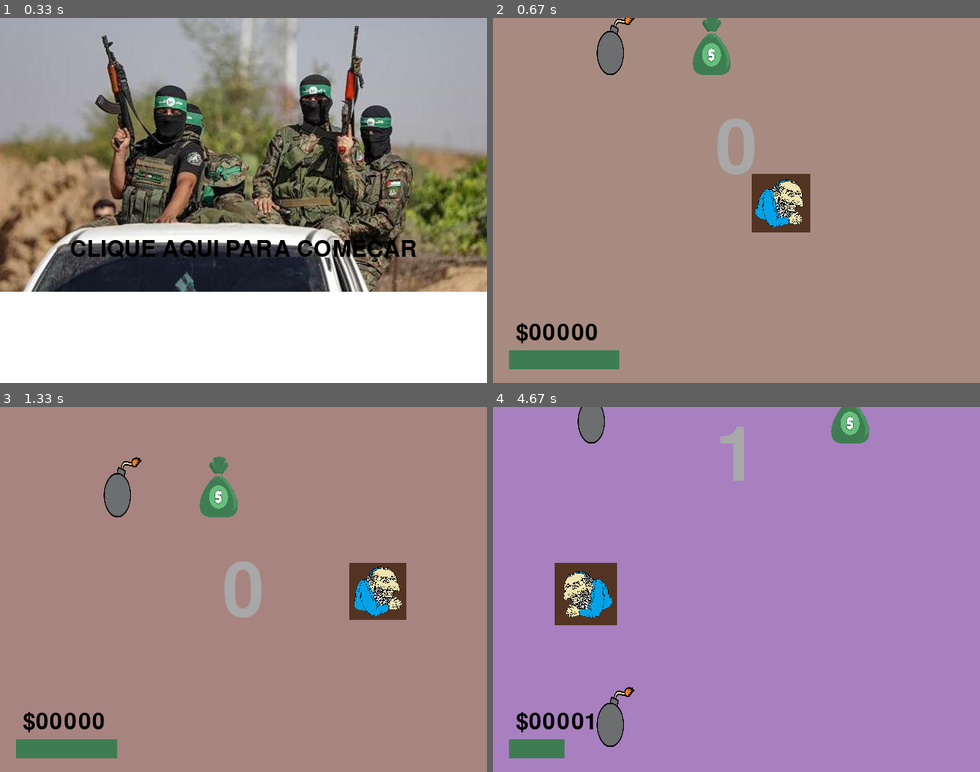
Above: before the commit, frames 1-4 (two rows, left to right).
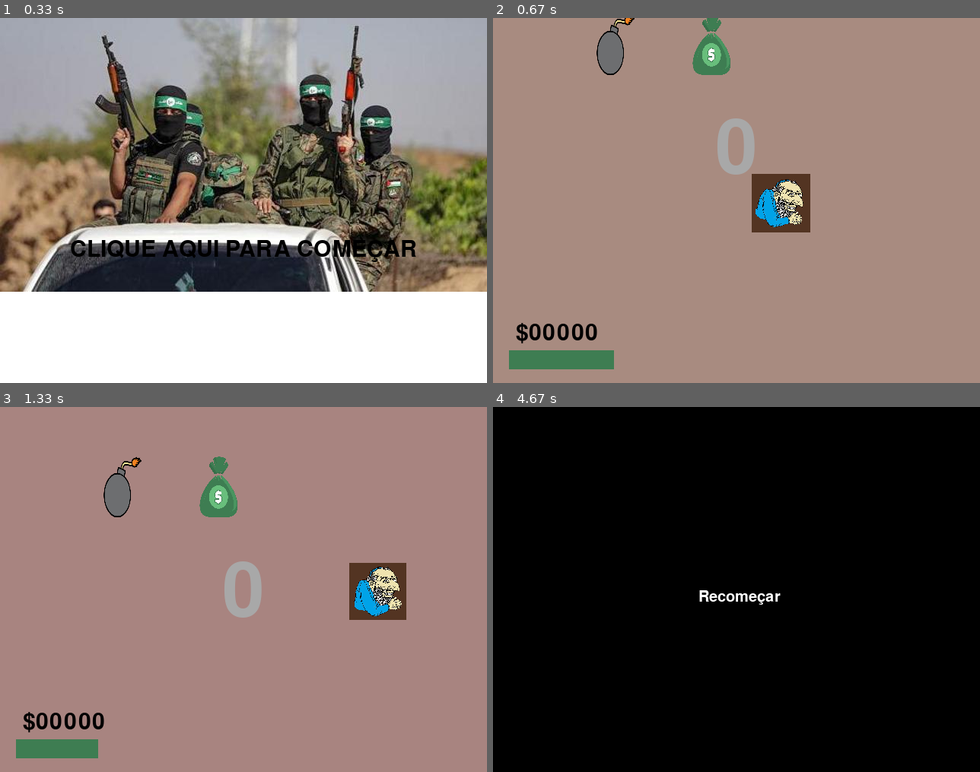
Above: after the commit, the same moments.

Repository: insper-classroom/projeto-pygame-jogo-thais-e-gustavo-valente
Game: pygame game, started from assets/src/jogo.py
Same seed, same stepped clock (60 frames per second), same inputs: the game is played once before the commit and once after it.
Inputs (mouse positions are in pixels of both pictures, inside the frame that each line leads up to):
- Up to frame 1 (0.33 s): no input
- Up to frame 2 (0.67 s): click "CLIQUE AQUI PARA COMEÇAR" at 0.38 s
- Up to frame 3 (1.33 s): click (126, 593) at 0.72 s; tap Space at 1 s
- Up to frame 4 (4.67 s): click (746, 465) at 1.38 s; click (741, 629) at 1.72 s; click (863, 647) at 2.05 s; click (863, 556) at 2.38 s; click (911, 560) at 2.72 s; click (906, 662) at 3.05 s; tap Space at 3.4, 3.7 s; click (843, 498) at 3.42 s; tap Enter at 3.83 s

Frame 1 is identical in both runs. In frame 2, less than 0.1% of the frame differs, in the area x 24-26%, y 91-97%; in frame 3, 0.2%; in frame 4, 99%, in the area x 0-100%, y 0-100%.

Commit message:
tela de game over

Diff:
--- a/assets/src/jogo.py
+++ b/assets/src/jogo.py
@@ -91,8 +91,6 @@
 
         pygame.display.update()
 
-        pygame.display.update()
-
 
     while True:
 
@@ -146,13 +144,37 @@
         pygame.draw.rect(window,(62, 125, 82),(21,437,150*(vida/100),25))
 
 
-        vida -= 0.20*deltat
+        vida -= 0.5*deltat
         if vida <= 0 and not morto:
             morto = True
 
         if morto:
-            textotentenovamente = fonte_menor.render('Recomeçar', True, (0, 0, 0))
-            window.blit(textotentenovamente, (20, 12))
+            deltat = time.time() - last_updated
+            deltat *= 60
+            last_updated = time.time()
+
+            mx, my = pygame.mouse.get_pos()
+            clicou = False
+            teclas = pygame.key.get_pressed()
+
+            for event in pygame.event.get():
+                if event.type == pygame.MOUSEBUTTONDOWN and event.button == 1:
+                    clicou = True
+
+                if event.type == pygame.QUIT:
+                    pygame.quit()
+
+            if teclas[pygame.K_RETURN]:
+                clicou = False
+                morto = False
+
+
+
+            window.fill((0,0,0))
+            textotentenovamente = fonte_menor.render('Recomeçar', True, (255, 255, 255))
+            window.blit(textotentenovamente, (270, 240))
+
+            pygame.display.update()
 
 
         altura = round(-(jogador.posicao.y - alturainicial)/window.get_height())
@@ -220,7 +242,12 @@
                 bomba.posicao.y -= window.get_height() - random.randrange(0, 200)
                 bomba.posicao.x = random.randrange(0, window.get_width() - jogador.flipatual.get_width())
 
-        if morto and clicou and checacolisoes(mx, my, 3, 3, 4, 4, formatentenovamente.get_width(), formatentenovamente.get_height()):
+        tecla = pygame.key.get_pressed()
+        if morto and tecla[pygame.K_RETURN]:
+            deltat = time.time() - last_updated
+            deltat *= 60
+            last_updated = time.time()
+
             vida = 100
             contadordinheiro = 0
             altura = 0
--- a/rodarjogo.py
+++ /dev/null
@@ -1,226 +0,0 @@
-from jogo import *
-
-def main():
-    pygame.init()
-
-    #comeca a tela
-    window = pygame.display.set_mode((640, 480))
-    font = pygame.font.Font(pygame.font.get_default_font(), 100)
-    fonte_pequena = pygame.font.Font(pygame.font.get_default_font(), 32)
-    fonte_menor = pygame.font.Font(pygame.font.get_default_font(), 20)
-
-    #carrega as imagens
-    sompulo = pygame.mixer.Sound('tiro.mp3')
-    somdinheiro = pygame.mixer.Sound('moneysound.mp3')
-    explodindo = pygame.mixer.Sound('explosao.mp3')
-    musica = pygame.mixer.music.load('musicaestadoislamico.mp3')
-    BRANCO = (255, 255, 255)
-
-    rotacao = -3.5
-
-    jogador = Jogador()
-    dinheiros = []
-    bombas = []
-    botoes = []
-
-    #adicionando dinheiros na tela
-    for i in range(5):
-        dinheiros.append(Dinheiro())
-
-    for i in range(7):
-        bombas.append(Bomba())
-
-    for dinheiro in dinheiros:
-        dinheiro.posicao.xy = random.randrange(0, window.get_width() - dinheiro.spritedinheiro.get_width()), dinheiros.index(dinheiro)*-150 - jogador.posicao.y
-
-    for bomba in bombas:
-        bomba.posicao.xy = random.randrange(0, window.get_width() - bomba.spritebomba.get_width()), bombas.index(bomba)*-150 - jogador.posicao.y
-    #criando a lista de fundos q vai ficar descendo
-
-    pf = [Fundo(), Fundo(), Fundo()]
-
-    contadordinheiro = 0
-    alturainicial = jogador.posicao.y
-    altura = 0
-    vida = 100
-    forcapulo = 3
-    multiplicadordinheiro = 5
-
-    fps = 60
-    last_updated = time.time()
-    planodefundostart = pygame.image.load('planodefundostart.png')
-    retrybutton = pygame.transform.scale(pygame.image.load('retry_button.png'), (215,40))
-    botaotentenovamente = fonte_pequena.render('Recomeçar', True, (0, 0, 0))
-
-    #loop da tela de titulo
-    while True:
-        # pygame.mixer.music.play()
-        mx, my = pygame.mouse.get_pos()
-
-        deltat = time.time() - last_updated
-        deltat *= 60
-        last_updated = time.time()
-
-        clicou = False
-
-        for event in pygame.event.get():
-            if event.type == pygame.MOUSEBUTTONDOWN and event.button == 1:
-                clicou = True
-            if event.type == pygame.KEYDOWN and event.key == pygame.K_SPACE:
-                clicou = True
-
-            if event.type == pygame.QUIT:
-                pygame.quit()
-
-
-        if (clicou and checkcolisoes(mx, my, 2, 2, window.get_width() / 2 - botaotentenovamente.get_width() / 2, 280, botaotentenovamente.get_width(), botaotentenovamente.get_height())):
-            clicou = False
-            break
-
-        window.fill(BRANCO)
-        window.blit(planodefundostart, (0, 0))
-        comecar = fonte_pequena.render('Clique aqui para começar', True, (0, 0, 0))
-        window.blit(comecar, (window.get_width() / 2 - comecar.get_height() / 2, 290))
-
-        pygame.display.update()
-
-        pygame.time.delay(10)
-
-
-    #loop do jogoo em si
-
-    while True:
-
-        deltat = time.time() - last_updated
-        deltat *= 60
-        last_updated = time.time()
-
-        mx, my = pygame.mouse.get_pos()
-
-        pulando = False
-        clicou = False
-        morto = False
-
-        for event in pygame.event.get():
-            if event.type == pygame.KEYDOWN and event.key == 1:
-                pulando = True
-
-            if event.type == pygame.MOUSEBUTTONDOWN and event.button == 1:
-                clicou = True
-
-            if event.type == pygame.KEYDOWN and pygame.K_SPACE:
-                clicou = True
-
-            if clicou and my < window.get_height() - 90:
-                pulando = True
-
-            if event.type == pygame.QUIT:
-                pygame.quit()
-
-
-        camerafora = -jogador.posicao.y + window.get_height()/2 - jogador.flipatual.get_size()[1]/2
-
-        window.fill(BRANCO)
-        for x in pf:
-            x.defineSprite(((jogador.posicao.y/50) % 100) / 100)
-            window.blit(x.spritefundo, (0, x.posicao))
-
-        cor = colorsys.hsv_to_rgb(((jogador.posicao.y / 2) % 100) / 100, 0.2, 0.5)
-        marcadoraltura = font.render(str(altura), True, (0, 255, 190))
-        window.blit(marcadoraltura, (window.get_width()/2 - marcadoraltura.get_width()/2, camerafora + round((jogador.posicao.y - alturainicial)/window.get_height())*window.get_height() + jogador.flipatual.get_height() - 40))
-
-        mostrarcontador = fonte_pequena.render('$' + str(contadordinheiro).zfill(5), True, (0, 0, 0))
-        window.blit(mostrarcontador, (67, 394))
-
-        for dinheiro in dinheiros:
-            window.blit(dinheiro.spritedinheiro, (dinheiro.posicao.x, dinheiro.posicao.y + camerafora))
-
-        for bomba in bombas:
-            window.blit(bomba.spritebomba, (bomba.posicao.x, bomba.posicao.y + camerafora))
-
-        window.blit(pygame.transform.rotate(jogador.flipatual, clamp(jogador.velocidade.y, -10, 5)*rotacao), (jogador.posicao.x, jogador.posicao.y + camerafora))
-        pygame.draw.rect(window, (62, 125, 82), (20, 440, 200*(vida/100), 25))
-
-
-        vida -= 0.3*deltat
-        if vida <= 0 and not morto:
-            morto = True
-
-        if morto:
-            window.blit(retrybutton, (4, 4))
-            morreu = fonte_pequena.render('Recomeçar', True, (0, 0, 0))
-            window.blit(morreu, (24, 8))
-
-        altura = round(-(jogador.posicao.y - alturainicial) / window.get_height())
-
-        jogador.posicao.x += jogador.velocidade.x*deltat
-        if jogador.flipatual.get_size()[0] + jogador.posicao.x > 640:
-            jogador.velocidade.x = -abs(jogador.velocidade.x)
-            jogador.flipatual = jogador.viradodireita
-            rotacao = 3.5
-
-        if jogador.posicao.x < 0:
-            jogador.velocidade.x = abs(jogador.velocidade.x)
-            jogador.flipatual = jogador.viradoesquerda
-            rotacao = -3.5
-
-        if pulando and not morto:
-            jogador.velocidade.y = -forcapulo
-            pygame.mixer.Sound(sompulo)
-
-        jogador.posicao.y += jogador.velocidade.y*deltat
-        jogador.velocidade.y = clamp(jogador.velocidade.y + jogador.aceleracao*deltat, -100000000, 50)
-
-
-        for dinheiro in dinheiros:
-            if camerafora + dinheiro.posicao.y + 60 > window.get_height():
-                dinheiro.posicao.y -= window.get_height()*2
-                dinheiro.posicao.x = random.randrange(0, window.get_width() - dinheiro.spritedinheiro.get_width())
-            if (checkcolisoes(jogador.posicao.x, jogador.posicao.y, jogador.flipatual.get_width(), jogador.flipatual.get_height(), dinheiro.posicao.x, dinheiro.posicao.y, dinheiro.spritedinheiro.get_width(), dinheiro.spritedinheiro.get_height())):
-                morto = False
-                contadordinheiro += 1
-                vida = 100
-                dinheiro.posicao.y -= window.get_height() - random.randrange(0, 200)
-                dinheiro.posicao.x = random.randrange(0, window.get_width() - dinheiro.spritedinheiro.get_width())
-                pygame.mixer.Sound.play(somdinheiro)
-
-        for bomba in bombas:
-            if camerafora + bomba.posicao.y + 60 > window.get_height():
-                bomba.posicao.y =- window.get_height()*2
-                bomba.posicao.x = random.randrange(0, window.get_width() - bomba.spritebomba.get_width())
-            if (checkcolisoes(jogador.posicao.x, jogador.posicao.y, jogador.flipatual.get_width(), jogador.flipatual.get_height(), bomba.posicao.x, bomba.posicao.y, bomba.spritebomba.get_width(), bomba.spritebomba.get_height())):
-                vida -= 20
-                bomba.posicao.y -= window.get_height() - random.randrange(0, 200)
-                bomba.posicao.x = random.randrange(0, window.get_width() - bomba.spritebomba.get_width())
-                pygame.mixer.Sound.play(explodindo)
-
-
-        if morto and clicou and checkcolisoes(mx, my, 3, 3, 4, 4, botaotentenovamente.get_width(), botaotentenovamente.get_height()):
-            vida = 100
-            contadordinheiro = 0
-            altura = 0
-            forcapulo = 3
-            multiplicadordinheiro = 3
-            jogador.velocidade.xy = 3, 0
-            jogador.posicao.xy = 300, 100
-            jogador.flipatual = jogador.viradoesquerda
-
-            dinheiros = []
-
-            for i in range(5):
-                dinheiros.append(Dinheiro())
-            for dinheiro in dinheiros:
-                dinheiro.posicao.xy = random.randrange(0, window.get_width() - dinheiro.spritedinheiro.get_width()), dinheiros.index(dinheiro)*-200 - jogador.posicao.y
-
-            morto = False
-
-
-        pf[0].posicao = camerafora + round(jogador.posicao.y / window.get_height())*window.get_height()
-        pf[1].posicao = pf[0].posicao + window.get_height()
-        pf[2].posicao = pf[1].posicao - window.get_height()
-
-        pygame.display.update()
-        pygame.time.delay(10)
-
-if __name__ == '__main__':
-    main()
